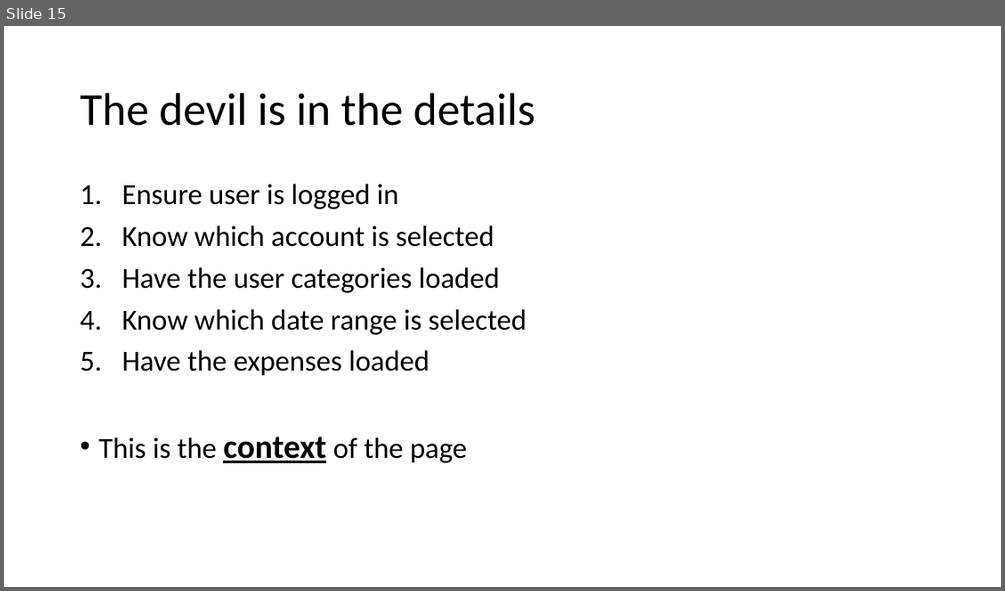
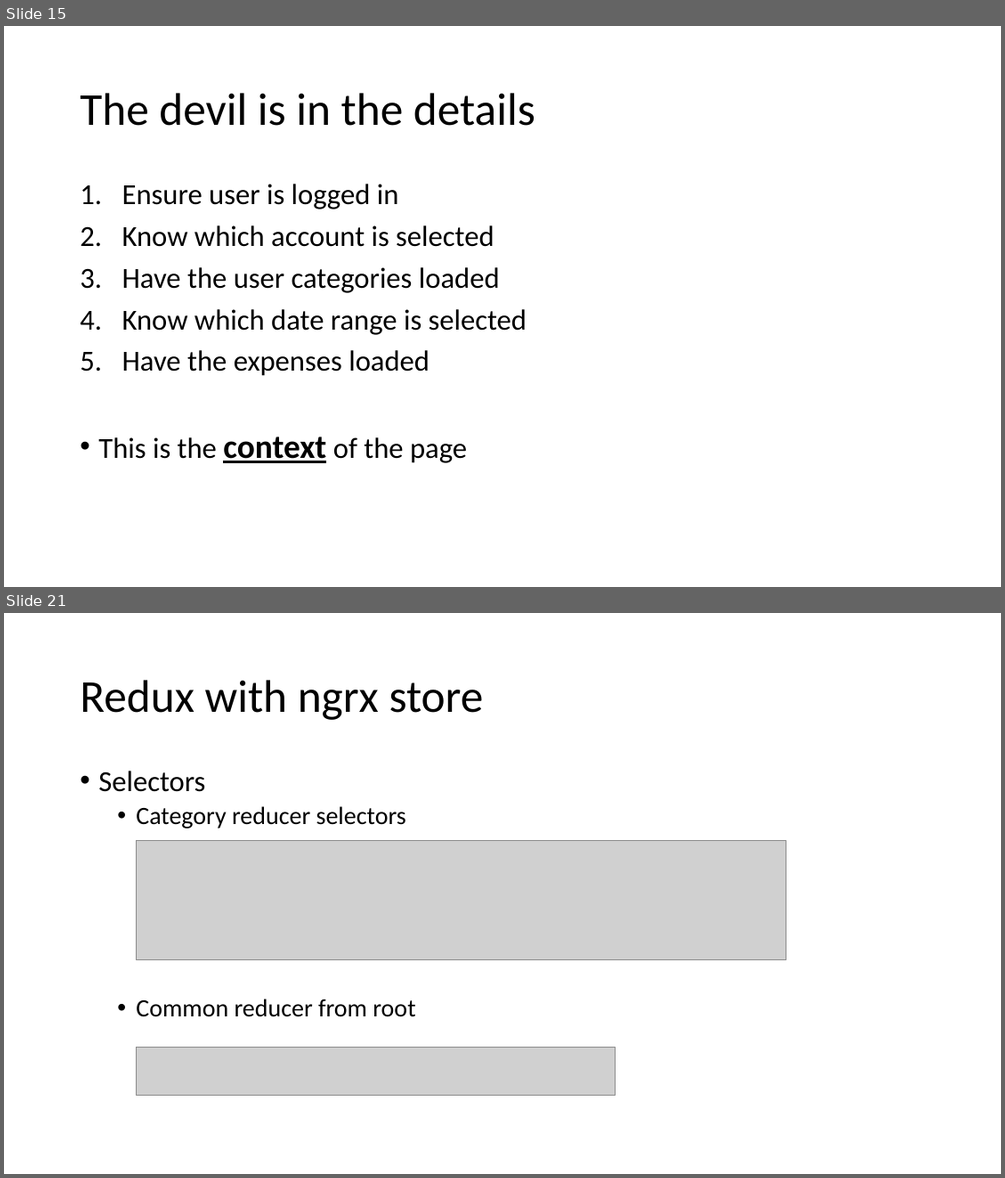
Before and after one commit to Kimserey/BlogArchive, a slide deck: angular/Frontend.pptx. Shown one above the other, each under a label of ours: slide 15 before the commit, slides 15 and 21 after it; the slides between them are not shown. The pictures are 1005x591 and 1005x1178 pixels, drawn with LibreOffice and Linux fonts; fonts in the diff are those of the drawing; grey boxes stand for pictures. Boxes give left, top, right and bottom in pixels: in the first picture for what was removed or moved away, otherwise in the second. Text is boxed around its words. In the diff, an @@ line names an element or a change of style, - is before the commit and + after.

```diff
--- a/angular/Frontend.pptx
+++ b/angular/Frontend.pptx
@@ slide 21 added at [4, 613, 1001, 1174], background #FFFFFF @@
@@ title added at [80, 680, 484, 720], 44 pt, text #000000 @@
+Redux with ngrx store
@@ text added at [98, 771, 415, 1017], 24 pt, text #000000 @@
+• Selectors
+  • Category reducer selectors
+  • Common reducer from root
@@ picture added at [137, 840, 786, 959] @@
@@ picture added at [137, 1047, 615, 1095] @@
```
Also in this commit, not shown: 1 slide changed, 13 other slides added.
